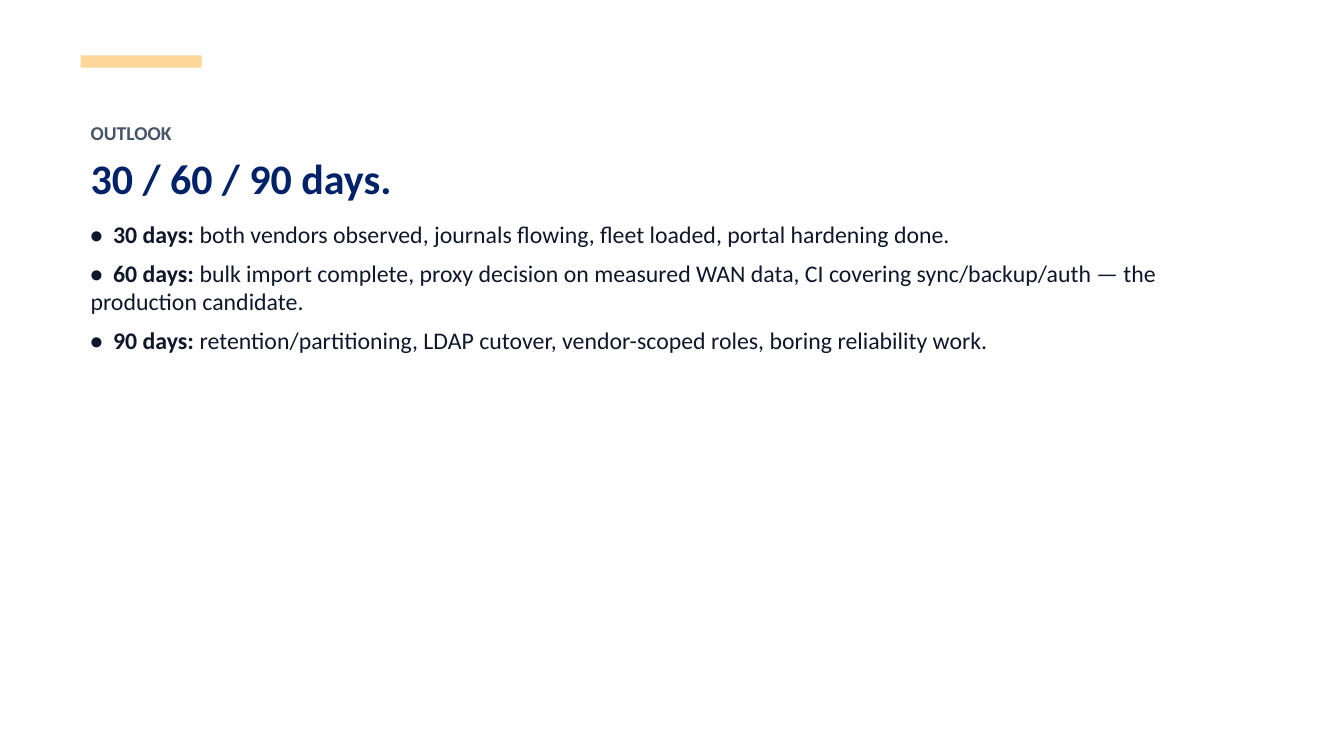
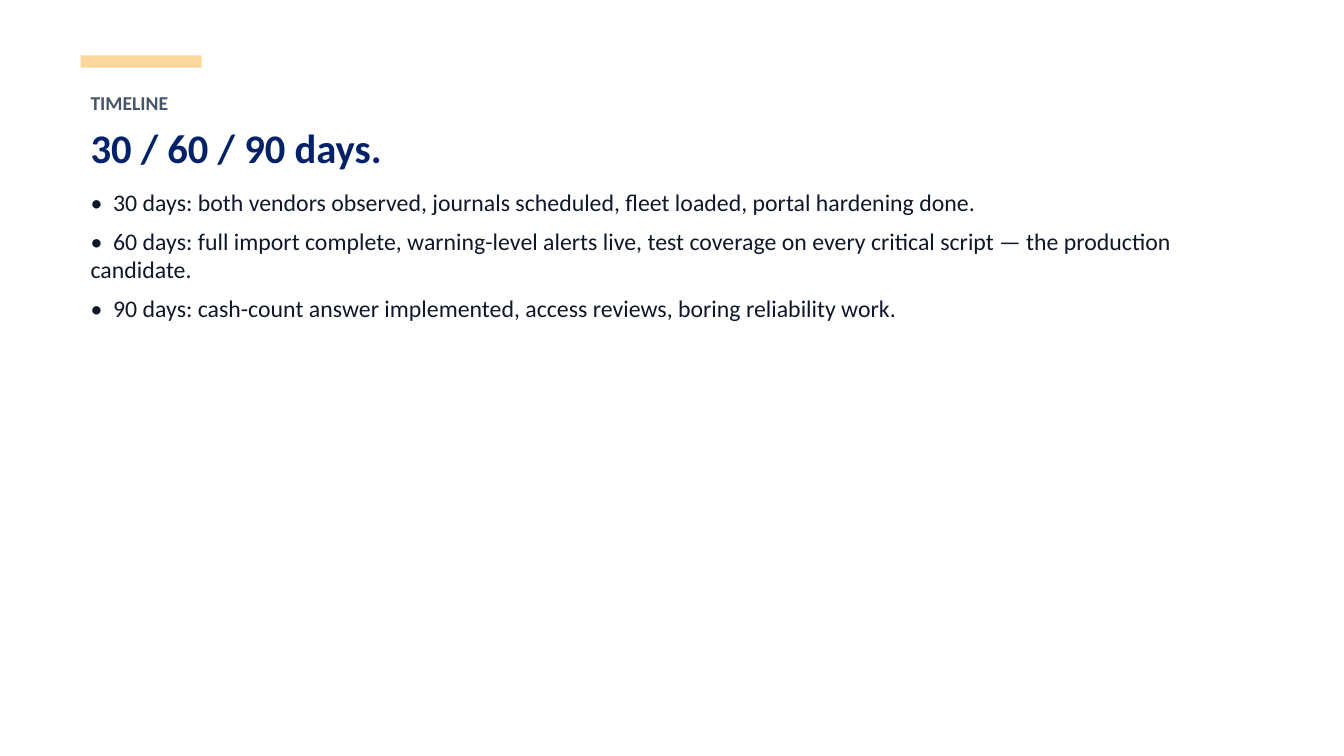
Before and after one commit to teddyhabtamu/Dashen-Bank-ATM-monitoring-system, a slide deck: slide 11 of docs/ATM_Monitoring_Status_2026-10-13.pptx (slide 10 before the commit). Drawn at 1344x756 pixels with LibreOffice and Linux fonts; fonts in the diff are those of the drawing. Boxes give left, top, right and bottom in pixels: in the first picture for what was removed or moved away, otherwise in the second. Text is boxed around its words. In the diff, an @@ line names an element or a change of style, - is before the commit and + after.

Commit message:
Status deck v2: plain language + WMI-vs-BRD + full DeviceStatus legend

```diff
--- a/docs/ATM_Monitoring_Status_2026-10-13.pptx
+++ b/docs/ATM_Monitoring_Status_2026-10-13.pptx
@@ text at [91,97,169,110]: text changed @@
-OUTLOOK
+TIMELINE
@@ text at [91,134,382,170]: size 30 to 29 pt in "30 / 60 / 90 days." @@
@@ text at [91,194,1171,321]: text changed @@
-• 30 days: both vendors observed, journals flowing, fleet loaded, portal hardening done.
-• 60 days: bulk import complete, proxy decision on measured WAN data, CI covering sync/backup/auth — the production candidate.
-• 90 days: retention/partitioning, LDAP cutover, vendor-scoped roles, boring reliability work.
+• 30 days: both vendors observed, journals scheduled, fleet loaded, portal hardening done.
+• 60 days: full import complete, warning-level alerts live, test coverage on every critical script — the production candidate.
+• 90 days: cash-count answer implemented, access reviews, boring reliability work.
```
Also in this commit, not shown: 7 other slides changed, 4 slides added, 4 slides removed.
